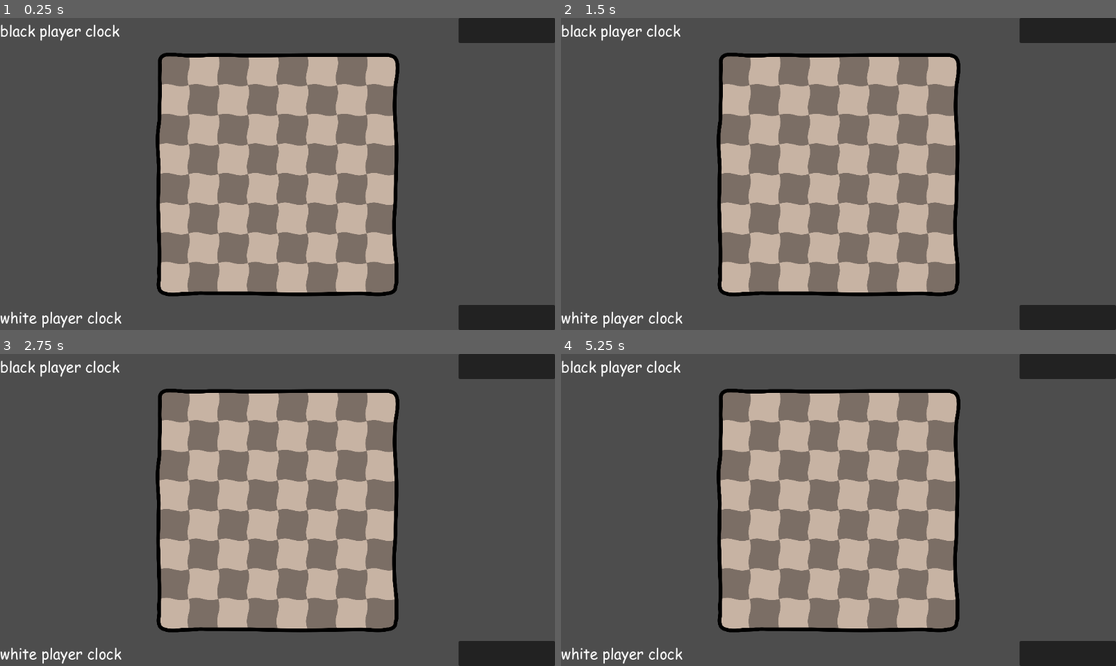
Above: before the commit, frames 1-4 (two rows, left to right).
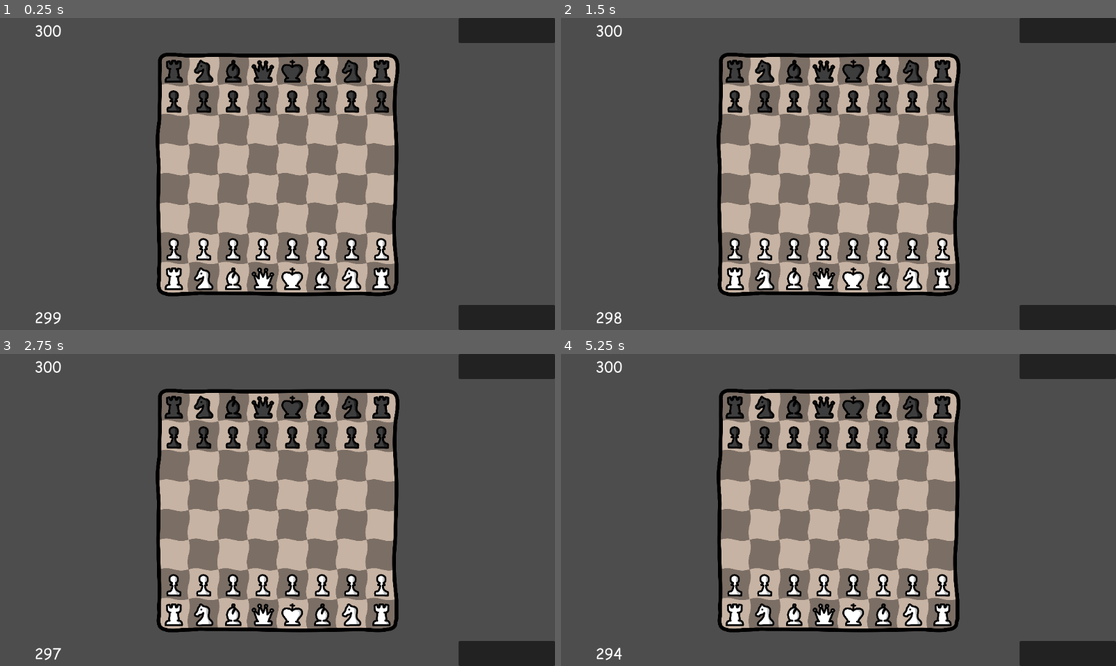
Above: after the commit, the same moments.

Repository: Empika1/DrunkChess
Game: Godot game, scene res://Scenes/Game.tscn
Two runs of this game, one before a commit and one after it. Both use one fixed random seed, a clock stepped at 60 frames per second and the inputs below.
Inputs (mouse positions are in pixels of both pictures, inside the frame that each line leads up to):
- Up to frame 1 (0.25 s): no input
- Up to frame 2 (1.5 s): tap Enter at 0.5 s; move the mouse to (960, 158) at 0.52 s; click (960, 158) at 0.6 s; tap Space at 1.25 s; move the mouse to (727, 189) at 1.27 s; click (727, 189) at 1.35 s
- Up to frame 3 (2.75 s): tap Enter at 2 s; move the mouse to (333, 441) at 2.02 s; click (333, 441) at 2.1 s
- Up to frame 4 (5.25 s): tap Space at 2.75, 4.25 s; move the mouse to (810, 572) at 2.77 s; click (810, 572) at 2.85 s; tap Enter at 3.5 s; move the mouse to (1005, 556) at 3.52 s; click (1005, 556) at 3.6 s; move the mouse to (672, 463) at 4.27 s; click (672, 463) at 4.35 s; move the mouse to (866, 510) at 5.02 s; click (866, 510) at 5.1 s

The runs differ from the first frame. In frame 1, 5.7% of the frame differs, in the area x 0-71%, y 2-100%; in frame 2, 5.7%; in frame 3, 5.7%; in frame 4, 5.7%.
Error before the commit: Invalid access to property or key 'states' on a base object of type 'Nil'. (res://Scripts/BoardRenderer.gd:28)

Commit message:
oops, all control nodes

Diff:
--- a/Prefabs/DraggablePiece.tscn
+++ b/Prefabs/DraggablePiece.tscn
@@ -1,14 +1,19 @@
-[gd_scene load_steps=3 format=3 uid="uid://bgicbdvmmlput"]
+[gd_scene load_steps=5 format=3 uid="uid://bgicbdvmmlput"]
 
 [ext_resource type="Shader" path="res://Shaders/SpriteSheetSlicer.gdshader" id="1_1ygfp"]
+[ext_resource type="Texture2D" uid="uid://bchoq8kvi7fty" path="res://Images/Pieces.svg" id="2_7o78c"]
+[ext_resource type="Script" path="res://Scripts/DraggablePiece.gd" id="3_7k8si"]
 
 [sub_resource type="ShaderMaterial" id="ShaderMaterial_5ru4c"]
 shader = ExtResource("1_1ygfp")
-shader_parameter/width = null
-shader_parameter/height = null
-shader_parameter/frame = null
+shader_parameter/width = 6
+shader_parameter/height = 2
+shader_parameter/frame = 0
 
 [node name="TextureRect" type="TextureRect"]
 material = SubResource("ShaderMaterial_5ru4c")
-offset_right = 40.0
-offset_bottom = 40.0
+offset_right = 256.0
+offset_bottom = 256.0
+texture = ExtResource("2_7o78c")
+expand_mode = 1
+script = ExtResource("3_7k8si")
--- a/Scenes/Game.tscn
+++ b/Scenes/Game.tscn
@@ -1,10 +1,57 @@
-[gd_scene load_steps=6 format=3 uid="uid://cudne81ew8j5r"]
+[gd_scene load_steps=18 format=3 uid="uid://cudne81ew8j5r"]
 
 [ext_resource type="Theme" uid="uid://bhkvphjy5bskn" path="res://Themes/Main.tres" id="1_gldiy"]
 [ext_resource type="Texture2D" uid="uid://ypsrekatbbsx" path="res://Images/Board.svg" id="2_7sewj"]
 [ext_resource type="Script" path="res://Scripts/BoardRenderer.gd" id="2_ern7e"]
+[ext_resource type="Shader" path="res://Shaders/Lines.gdshader" id="4_uql85"]
+[ext_resource type="Shader" path="res://Shaders/Circles.gdshader" id="5_xsicv"]
+[ext_resource type="Shader" path="res://Shaders/CircleArcs.gdshader" id="6_uw84t"]
+[ext_resource type="Shader" path="res://Shaders/Arrows.gdshader" id="7_pwngt"]
 [ext_resource type="Texture2D" uid="uid://bqu4ssikxl5ej" path="res://Images/BoardBorder.svg" id="9_wubqd"]
 [ext_resource type="Script" path="res://Scripts/GameManager.gd" id="15_uqtdi"]
+
+[sub_resource type="ShaderMaterial" id="ShaderMaterial_76xl3"]
+shader = ExtResource("4_uql85")
+shader_parameter/lineStarts = PackedVector2Array()
+shader_parameter/lineEnds = PackedVector2Array()
+shader_parameter/lineColorsrg = PackedVector2Array()
+shader_parameter/lineColorsba = PackedVector2Array()
+shader_parameter/lineThicknesses = PackedFloat32Array()
+
+[sub_resource type="PlaceholderTexture2D" id="PlaceholderTexture2D_4pcoh"]
+
+[sub_resource type="ShaderMaterial" id="ShaderMaterial_5isd6"]
+shader = ExtResource("5_xsicv")
+shader_parameter/circleCenters = null
+shader_parameter/circleRadii = null
+shader_parameter/circleColorsrg = null
+shader_parameter/circleColorsba = null
+
+[sub_resource type="PlaceholderTexture2D" id="PlaceholderTexture2D_d5phv"]
+
+[sub_resource type="ShaderMaterial" id="ShaderMaterial_y1348"]
+shader = ExtResource("6_uw84t")
+shader_parameter/circleCenters = null
+shader_parameter/circleRadii = null
+shader_parameter/circleThicknesses = null
+shader_parameter/circleColorsrg = null
+shader_parameter/circleColorsba = null
+shader_parameter/arcEndIndices = null
+shader_parameter/arcStarts = null
+shader_parameter/arcEnds = null
+
+[sub_resource type="PlaceholderTexture2D" id="PlaceholderTexture2D_xcd1x"]
+
+[sub_resource type="ShaderMaterial" id="ShaderMaterial_yx8dn"]
+shader = ExtResource("7_pwngt")
+shader_parameter/arrowStarts = null
+shader_parameter/arrowEnds = null
+shader_parameter/arrowColorsrg = null
+shader_parameter/arrowColorsba = null
+shader_parameter/arrowThicknesses = null
+shader_parameter/arrowDistortPoints = null
+
+[sub_resource type="PlaceholderTexture2D" id="PlaceholderTexture2D_kb1m1"]
 
 [node name="VBoxContainer" type="VBoxContainer"]
 anchors_preset = 15
@@ -70,25 +117,44 @@
 
 [node name="Lines" type="TextureRect" parent="BoardSquare/Aspect/SmallerBoardSquare"]
 z_index = 1
+material = SubResource("ShaderMaterial_76xl3")
 layout_mode = 2
+texture = SubResource("PlaceholderTexture2D_4pcoh")
 
 [node name="Circles" type="TextureRect" parent="BoardSquare/Aspect/SmallerBoardSquare"]
 z_index = 1
+material = SubResource("ShaderMaterial_5isd6")
 layout_mode = 2
+texture = SubResource("PlaceholderTexture2D_d5phv")
 
 [node name="CircleArcs" type="TextureRect" parent="BoardSquare/Aspect/SmallerBoardSquare"]
 z_index = 1
+material = SubResource("ShaderMaterial_y1348")
 layout_mode = 2
+texture = SubResource("PlaceholderTexture2D_xcd1x")
 
 [node name="Arrows" type="TextureRect" parent="BoardSquare/Aspect/SmallerBoardSquare"]
 z_index = 3
+material = SubResource("ShaderMaterial_yx8dn")
 layout_mode = 2
+texture = SubResource("PlaceholderTexture2D_kb1m1")
 
-[node name="GameManager" type="Node" parent="BoardSquare/Aspect/SmallerBoardSquare"]
+[node name="GameManager" type="Node" parent="BoardSquare/Aspect/SmallerBoardSquare" node_paths=PackedStringArray("board", "pieceHolder")]
 script = ExtResource("15_uqtdi")
+board = NodePath("../Board")
+pieceHolder = NodePath("../PieceHolder")
 
-[node name="BoardRenderer" type="Node" parent="BoardSquare/Aspect/SmallerBoardSquare"]
+[node name="BoardRenderer" type="Node" parent="BoardSquare/Aspect/SmallerBoardSquare" node_paths=PackedStringArray("board", "pieceHolder", "blackTimer", "whiteTimer", "lines", "circles", "circleArcs", "arrows", "gameManager")]
 script = ExtResource("2_ern7e")
+board = NodePath("../Board")
+pieceHolder = NodePath("../PieceHolder")
+blackTimer = NodePath("../../../../ColorRect3/BlackTimerLabel")
+whiteTimer = NodePath("../../../../ColorRect2/WhiteTimerLabel")
+lines = NodePath("../Lines")
+circles = NodePath("../Circles")
+circleArcs = NodePath("../CircleArcs")
+arrows = NodePath("../Arrows")
+gameManager = NodePath("../GameManager")
 hitRadiusColor = Color(0, 0, 0, 0.501961)
 thickness = 0.01
 whiteCapturerArrowColor = Color(1, 0.356863, 0.290196, 1)
--- a/Scripts/BoardRenderer.gd
+++ b/Scripts/BoardRenderer.gd
@@ -1,16 +1,16 @@
 extends Node
 class_name BoardRenderer
 
-@export var board: Sprite2D
-@export var pieceHolder: Node2D
+@export var board: TextureRect
+@export var pieceHolder: Control
 @export var blackTimer: Label
 @export var whiteTimer: Label
 @export var timerDecimals: int = 0
 
-@export var lines: Sprite2D
-@export var circles: Sprite2D
-@export var circleArcs: Sprite2D
-@export var arrows: Sprite2D
+@export var lines: TextureRect
+@export var circles: TextureRect
+@export var circleArcs: TextureRect
+@export var arrows: TextureRect
 @export var gameManager: GameManager
 
 const shadowRealm: Vector2 = Vector2(9999999, 9999999)
@@ -20,6 +20,7 @@
 
 func addPieceToFreePool(piece) -> void:
 	var sprite: DraggablePiece = pieceScene.instantiate()
+	sprite.material = sprite.material.duplicate()
 	freePiecePool.append(sprite)
 	pieceHolder.add_child(sprite)
 	sprite.init(piece)
@@ -30,15 +31,6 @@
 
 func getPieceFrame(col: Piece.PieceColor, type: Piece.PieceType) -> int:
 	return int(col) * 6 + int(type)
-
-func getHoveredPiece(mousePos: Vector2i) -> Piece:
-	for c in pieceHolder.get_children():
-		var cs = c as DraggablePiece
-		if cs.piece == null:
-			continue
-		if (gameManager.gamePosToBoardPos(Vector2(mousePos)) - cs.piece.pos).length_squared() <= Piece.hitRadius ** 2:
-			return cs.piece
-	return null
 
 var stateToRender: BoardState
 func _process(_delta) -> void:
@@ -57,10 +49,9 @@
 		usedPiecePool.append(sprite)
 
 		sprite.piece = piece
-
-		sprite.frame = getPieceFrame(piece.color, piece.type)
-		sprite.global_position = gameManager.boardPosToGamePos(piece.pos)
-		sprite.global_scale = board.global_scale
+		(sprite.material as ShaderMaterial).set_shader_parameter("frame", getPieceFrame(piece.color, piece.type))
+		sprite.scale = board.size / board.texture.get_size()
+		sprite.global_position = gameManager.boardPosToGamePos(piece.pos) - (sprite.size * sprite.scale / 2)
 
 	for sprite in freePiecePool:
 		sprite.global_position = shadowRealm
@@ -70,6 +61,8 @@
 		addHitRadii(gameManager.attemptedNextState.pieces)
 		addMoveIndicators(gameManager.states[-1], gameManager.pieceDragging)
 		addCastleAreas(gameManager.states[-1].castlePoints)
+	elif gameManager.pieceHovering != null:
+		addHitRadius(gameManager.pieceHovering)
 	addCaptureArrows(stateToRender)
 
 	whiteTimer.text = str(floorf(gameManager.states[-1].whiteTime * 10 ** timerDecimals) / 10 ** timerDecimals)
@@ -136,10 +129,12 @@
 @export var hitRadiusColor: Color
 func addHitRadii(pieces: Array[Piece]) -> void:
 	for piece in pieces:
-		circleCenters.append(Vector2(piece.pos) / Piece.boardSize)
-		circleRadii.append(float(piece.hitRadius) / Piece.boardSize)
-		circleColorsrg.append(Vector2(hitRadiusColor.r, hitRadiusColor.g))
-		circleColorsba.append(Vector2(hitRadiusColor.b, hitRadiusColor.a))
+		addHitRadius(piece)
+func addHitRadius(piece: Piece) -> void:
+	circleCenters.append(Vector2(piece.pos) / Piece.boardSize)
+	circleRadii.append(float(piece.hitRadius) / Piece.boardSize)
+	circleColorsrg.append(Vector2(hitRadiusColor.r, hitRadiusColor.g))
+	circleColorsba.append(Vector2(hitRadiusColor.b, hitRadiusColor.a))
 
 @export var thickness: float
 func addMoveIndicators(state: BoardState, pieceDragging: Piece) -> void:
--- a/Scripts/GameManager.gd
+++ b/Scripts/GameManager.gd
@@ -2,12 +2,12 @@
 class_name GameManager
 
 @export var board: TextureRect
-@export var pieceHolder: Node2D
+@export var pieceHolder: Control
 
 @onready var states: Array[BoardState] = [BoardState.newDefaultStartingState(BoardState.StartSettings.new(BoardState.StartSettings.AssistMode.MOVE_ARROWS, true, 300))]
 
-func getScaledRectSize():
-	return (board.get_rect().size * board.global_scale).x
+func getScaledRectSize() -> float:
+	return board.get_rect().size.x
 
 func boardLengthToGameLength(boardLength: int) -> float:
 	return boardLength * getScaledRectSize() / float(Piece.boardSize)
@@ -24,8 +24,9 @@
 func getHoveredPiece(mousePos: Vector2i) -> Piece:
 	for c in pieceHolder.get_children():
 		var cs = c as DraggablePiece
-		var distanceSquared = (cs.global_position - Vector2(mousePos)).length_squared()
-		if cs.piece != null and distanceSquared < boardLengthToGameLength(cs.piece.hitRadius) ** 2:
+		if cs.piece == null:
+			continue
+		if (gamePosToBoardPos(Vector2(mousePos)) - cs.piece.pos).length_squared() <= Piece.hitRadius ** 2:
 			return cs.piece
 	return null
 
